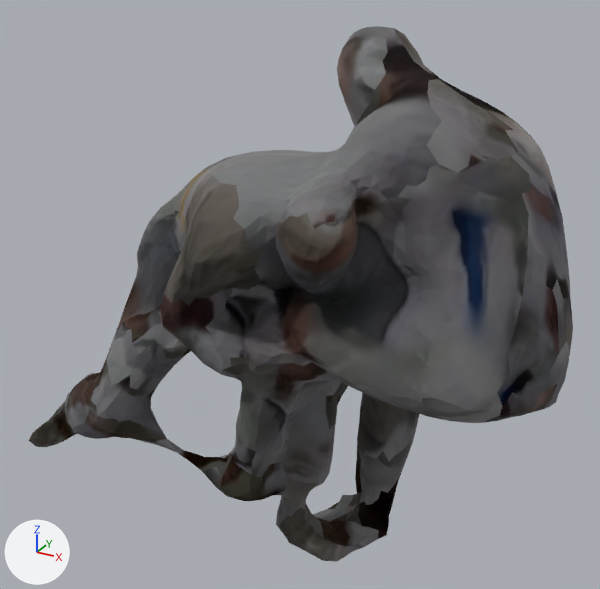
Two versions of the glTF model models/glb/double-leg-4.glb, one commit apart.
Before and after are seen from a 50 mm camera at (0.971, -1.539, 1.492) aimed at (0.087, 0.067, 0.689). Arrows for +X, +Y and +Z are at lower left; the lights stay in place. The first picture is the older version.

Objects in the first picture: 'geometry_0'.
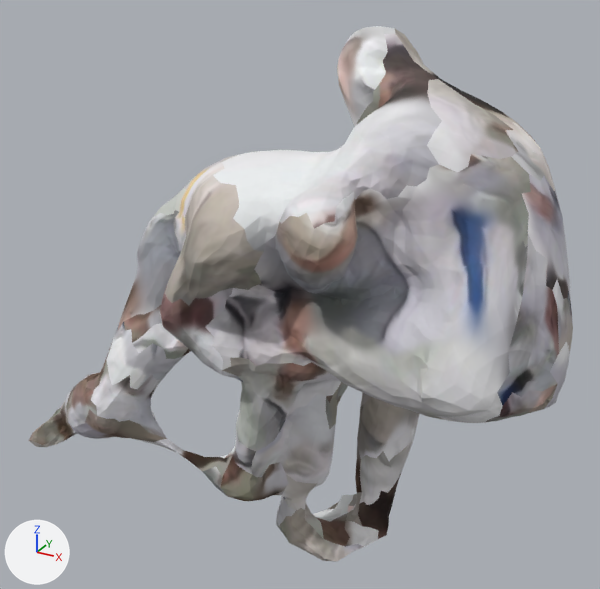
Where the change shows, as pixel boxes [x1, y1, x2, y2] in the pictures (600 x 589 px):
```json
{"object": "geometry_0", "change": "recoloured", "before": [29, 26, 573, 562], "after": [29, 26, 573, 562], "on screen": "lighter"}
```

The change, as JSON lines over the scene's bpy script:
```json
{"op": "add", "block": "img_image_1", "code": ["img_image_1 = load_image('Image_1', '_unpacked/Image_1', 1024, 1024, 'Non-Color')"]}
{"op": "add", "block": "mat_technique", "code": ["mat_technique = bpy.data.materials.new('technique')", "# uses the picture img_image_0", "# uses the picture img_image_1"]}
{"block": "me_geometry_0", "where": "me_geometry_0.from_pydata(...)  # 4239 vertices, 8486 faces; spans x -0.74..0.74, y -0.326..0.326, z 0.0..1.3"}
{"op": "remove", "block": "me_geometry_0", "code": "me_geometry_0.materials.append(mat_material_0)"}
{"op": "add", "block": "me_geometry_0", "code": "me_geometry_0.materials.append(mat_technique)"}
```
